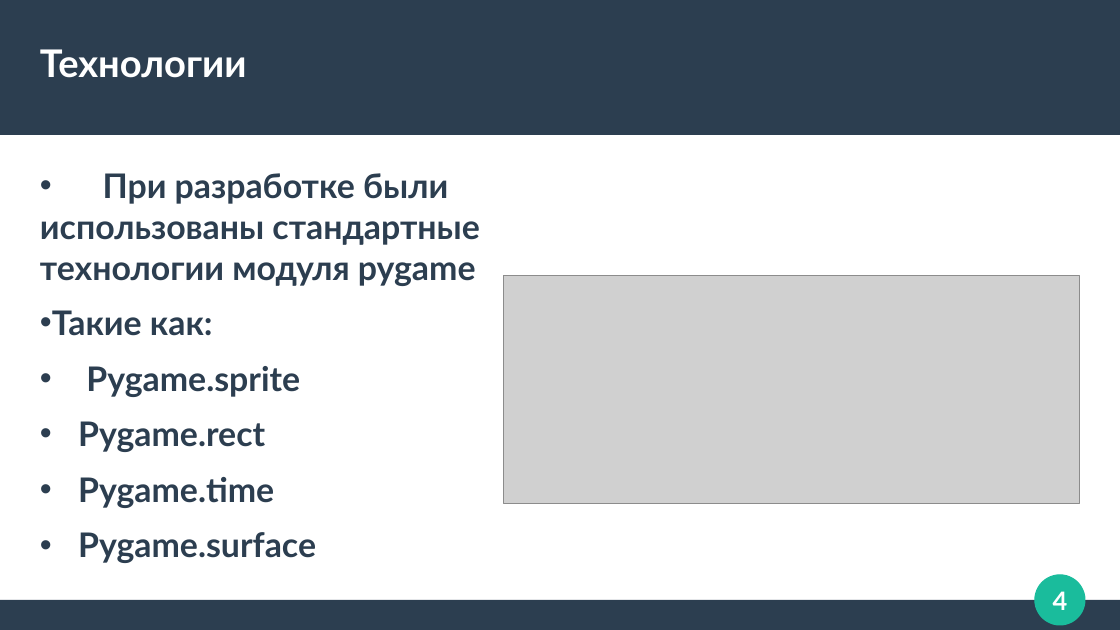
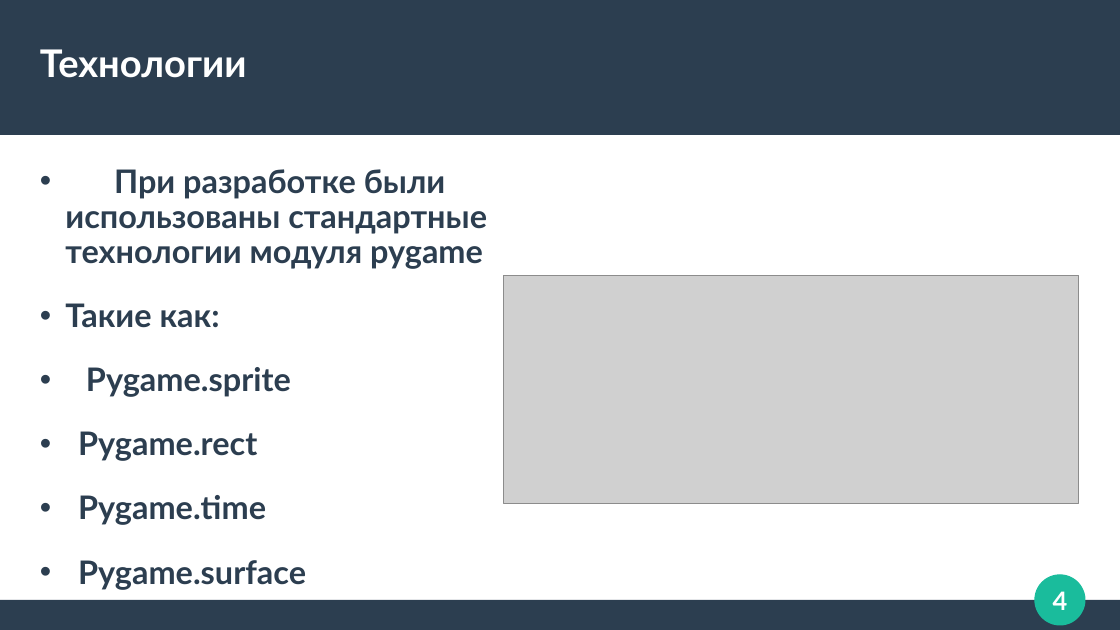
Before and after one commit to dast3rr/pygameproject_2DPlaformer, a slide deck: slide 4 of doc/презентация.pptx. Drawn at 1120x630 pixels with LibreOffice and Linux fonts; fonts in the diff are those of the drawing; grey boxes stand for pictures. Boxes give left, top, right and bottom in pixels: in the first picture for what was removed or moved away, otherwise in the second. Text is boxed around its words. In the diff, an @@ line names an element or a change of style, - is before the commit and + after.

```diff
--- a/doc/презентация.pptx
+++ b/doc/презентация.pptx
@@ text "При разработке были использованы стандартные ..." at (65,169,487,590): size 24 to 23 pt @@
```
Also in this commit, not shown: 1 other slide changed.
